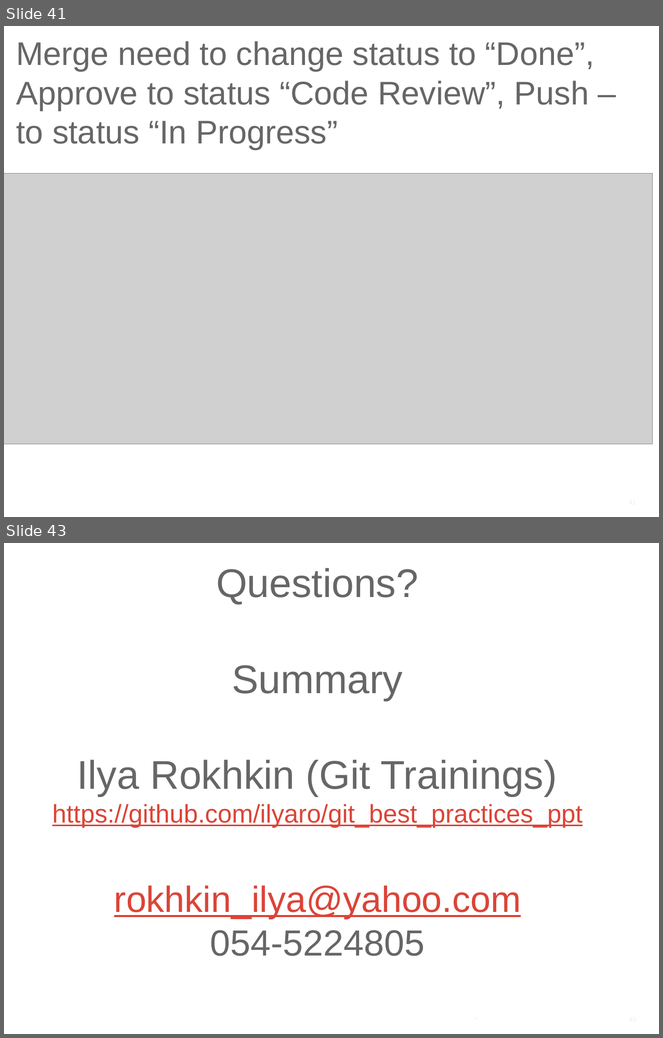
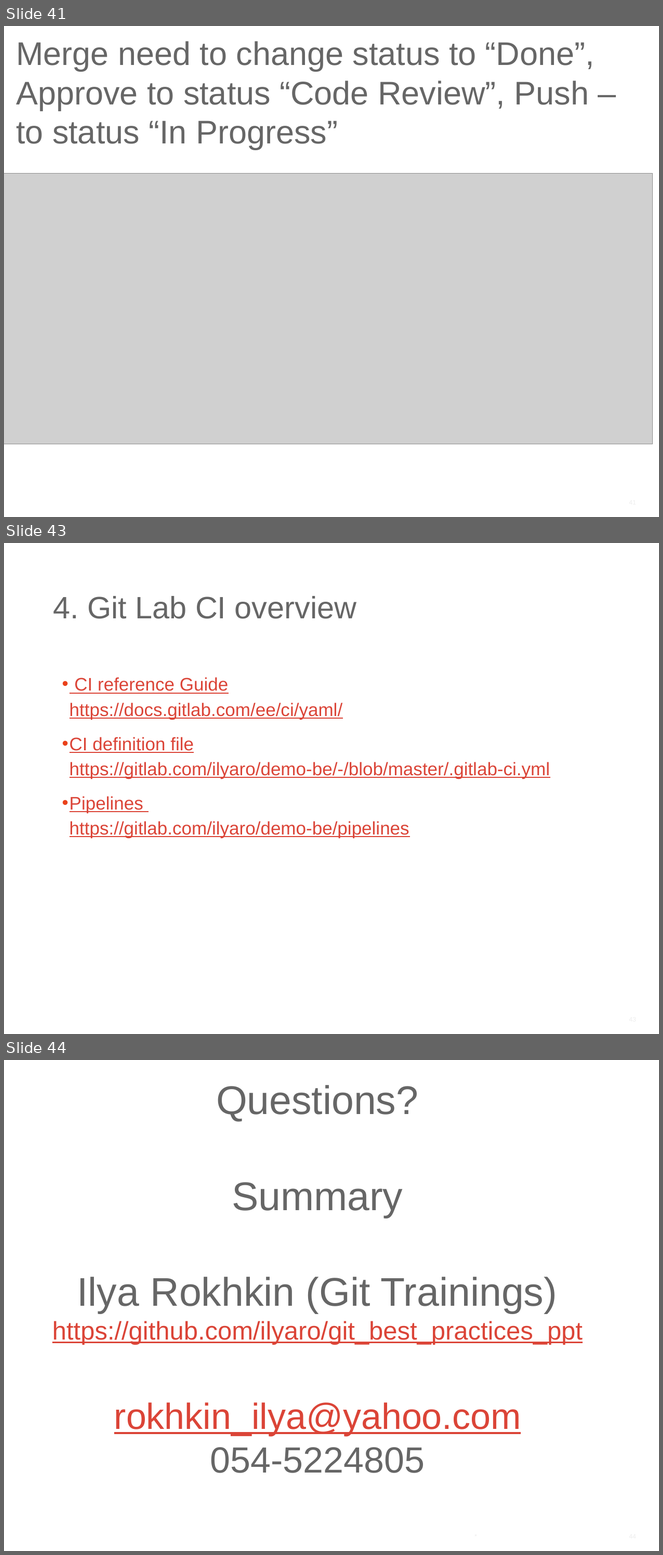
Before and after one commit to ilyaro/mysite, a slide deck: WorkStuff/Courses/Git/Git_Gitlab_Best_Practices/Git_Gitlab_BestPractices.pptx. Shown one above the other, each under a label of ours: slides 41 and 43 before the commit, slides 41, 43 and 44 after it; the slides between them are not shown. The pictures are 663x1038 and 663x1555 pixels, drawn with LibreOffice and Linux fonts; fonts in the diff are those of the drawing; grey boxes stand for pictures. Boxes give left, top, right and bottom in pixels: in the first picture for what was removed or moved away, otherwise in the second. Text is boxed around its words. In the diff, an @@ line names an element or a change of style, - is before the commit and + after.

```diff
--- a/WorkStuff/Courses/Git/Git_Gitlab_Best_Practices/Git_Gitlab_BestPractices.pptx
+++ b/WorkStuff/Courses/Git/Git_Gitlab_Best_Practices/Git_Gitlab_BestPractices.pptx
@@ slide 43 added at [4,543,659,1034], background #FFFFFF @@
@@ title added at [53,596,357,619], 34 pt, text #666666 @@
+4. Git Lab CI overview
@@ text added at [70,677,550,838], 20 pt, text #DB4437, underline @@
+• CI reference Guide
+  https://docs.gitlab.com/ee/ci/yaml/
+• CI definition file
+  https://gitlab.com/ilyaro/demo-be/-/blob/master/.gitlab-ci.yml
+• Pipelines
+  https://gitlab.com/ilyaro/demo-be/pipelines
@@ what was slide 43 is now slide 44 @@
```
Also in this commit, not shown: 1 slide changed.
